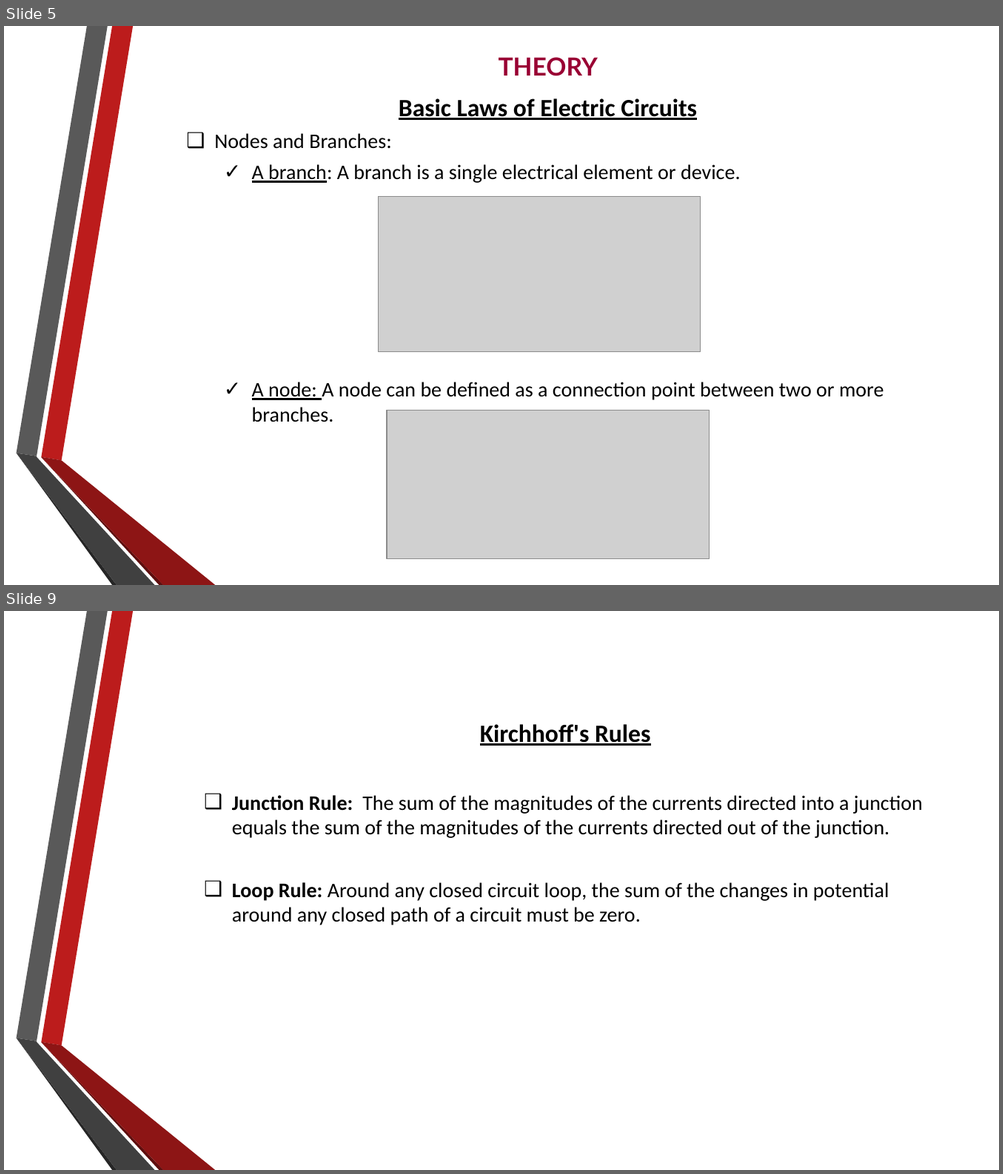
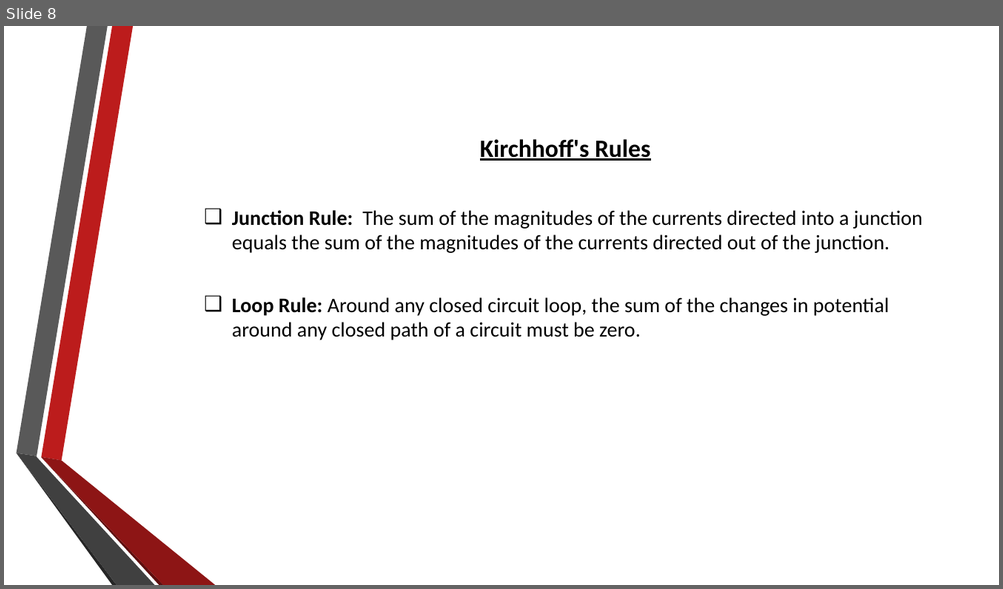
Before and after one commit to RahulAgrwal/Electrical-Virtual-lab, a slide deck: exp2/theoryimage/theory.pptx. Shown one above the other, each under a label of ours: slides 5 and 9 before the commit, slide 8 after it; the slides between them are not shown. The pictures are 1003x1174 and 1003x589 pixels, drawn with LibreOffice and Linux fonts; fonts in the diff are those of the drawing; grey boxes stand for pictures; background and template pictures are left out. Boxes give left, top, right and bottom in pixels: in the first picture for what was removed or moved away, otherwise in the second. Text is boxed around its words. In the diff, an @@ line names an element or a change of style, - is before the commit and + after.

```diff
--- a/exp2/theoryimage/theory.pptx
+++ b/exp2/theoryimage/theory.pptx
@@ slide 5 removed at [4, 26, 999, 585], background picture (left out); not listed: 6 template elements that a slide beside it also shows @@
@@ text removed at [498, 57, 597, 76] @@
-THEORY
@@ text removed at [214, 99, 883, 400] @@
-Basic Laws of Electric Circuits
-❑ Nodes and Branches:
-  ✓ A branch: A branch is a single electrical element or device.
-  ✓ A node: A node can be defined as a connection point between two or more branches.
@@ picture removed at [378, 197, 700, 352] @@
@@ picture removed at [387, 410, 709, 560] @@
@@ what was slide 9 is now slide 8 @@
```
Also in this commit, not shown: 4 slides changed, 3 slides added, 3 other slides removed, 6 other files.
